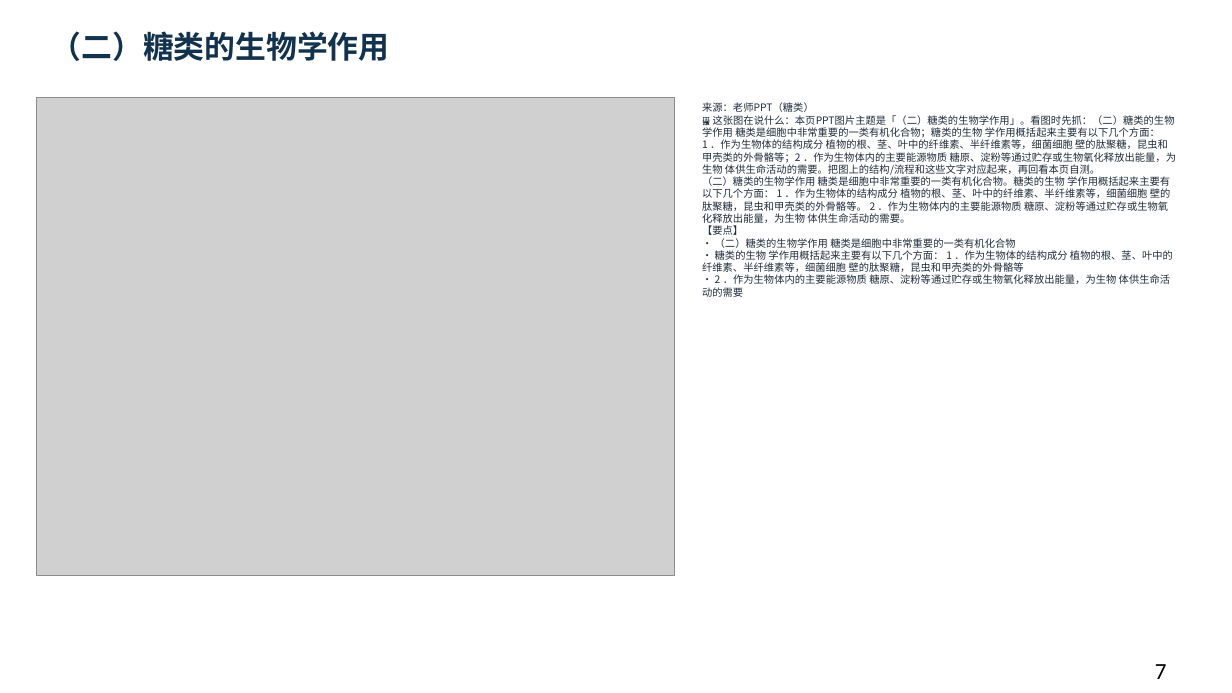
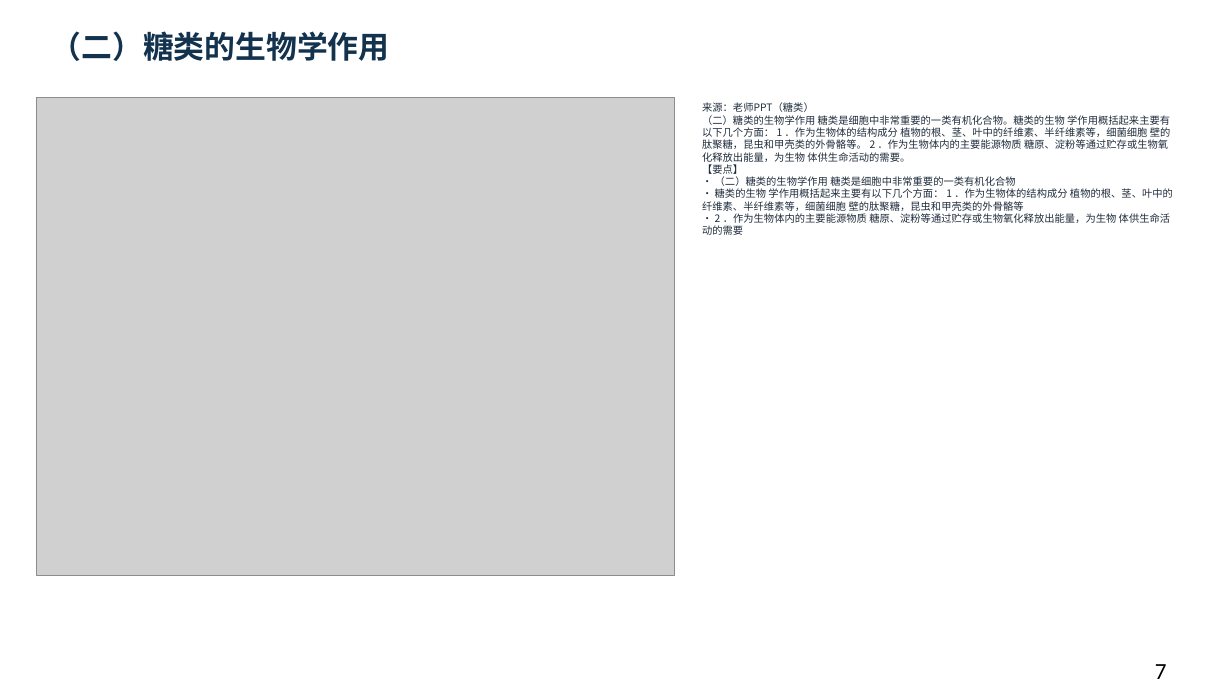
Before and after one commit to newkan-li/Biochemistry, a slide deck: slide 7 of downloads/bc09-ai-style.pptx. Drawn at 1232x693 pixels with LibreOffice and Linux fonts; fonts in the diff are those of the drawing; grey boxes stand for pictures. Boxes give left, top, right and bottom in pixels: in the first picture for what was removed or moved away, otherwise in the second. Text is boxed around its words. In the diff, an @@ line names an element or a change of style, - is before the commit and + after.

```diff
--- a/downloads/bc09-ai-style.pptx
+++ b/downloads/bc09-ai-style.pptx
@@ text at (702, 102, 1173, 235): text changed @@
-来源：老师PPT（糖类）
-🖼 这张图在说什么：本页PPT图片主题是「（二）糖类的生物学作用」。看图时先抓：（二）糖类的生物学作用 糖类是细胞中非常重要的一类有机化合物；糖类的生物 学作用概括起来主要有以下几个方面： 1 ．作为生物体的结构成分 植物的根、茎、叶中的纤维素、半纤维素等，细菌细胞 壁的肽聚糖，昆虫和甲壳类的外骨骼等；2 ．作为生物体内的主要能源物质 糖原、淀粉等通过贮存或生物氧化释放出能量，为生物 体供生命活动的需要。把图上的结构/流程和这些文字对应起来，再回看本页自测。
-（二）糖类的生物学作用 糖类是细胞中非常重要的一类有机化合物。糖类的生物 学作用概括起来主要有以下几个方面： 1 ．作为生物体的结构成分 植物的根、茎、叶中的纤维素、半纤维素等，细菌细胞 壁的肽聚糖，昆虫和甲壳类的外骨骼等。 2 ．作为生物体内的主要能源物质 糖原、淀粉等通过贮存或生物氧化释放出能量，为生物 体供生命活动的需要。
-【要点】
-• （二）糖类的生物学作用 糖类是细胞中非常重要的一类有机化合物
-• 糖类的生物 学作用概括起来主要有以下几个方面： 1 ．作为生物体的结构成分 植物的根、茎、叶中的纤维素、半纤维素等，细菌细胞 壁的肽聚糖，昆虫和甲壳类的外骨骼等
-• 2 ．作为生物体内的主要能源物质 糖原、淀粉等通过贮存或生物氧化释放出能量，为生物 体供生命活动的需要
+来源：老师PPT（糖类）
+（二）糖类的生物学作用 糖类是细胞中非常重要的一类有机化合物。糖类的生物 学作用概括起来主要有以下几个方面： 1 ．作为生物体的结构成分 植物的根、茎、叶中的纤维素、半纤维素等，细菌细胞 壁的肽聚糖，昆虫和甲壳类的外骨骼等。 2 ．作为生物体内的主要能源物质 糖原、淀粉等通过贮存或生物氧化释放出能量，为生物 体供生命活动的需要。
+【要点】
+• （二）糖类的生物学作用 糖类是细胞中非常重要的一类有机化合物
+• 糖类的生物 学作用概括起来主要有以下几个方面： 1 ．作为生物体的结构成分 植物的根、茎、叶中的纤维素、半纤维素等，细菌细胞 壁的肽聚糖，昆虫和甲壳类的外骨骼等
+• 2 ．作为生物体内的主要能源物质 糖原、淀粉等通过贮存或生物氧化释放出能量，为生物 体供生命活动的需要
```
Also in this commit, not shown: 56 other slides changed, 20 other files.
